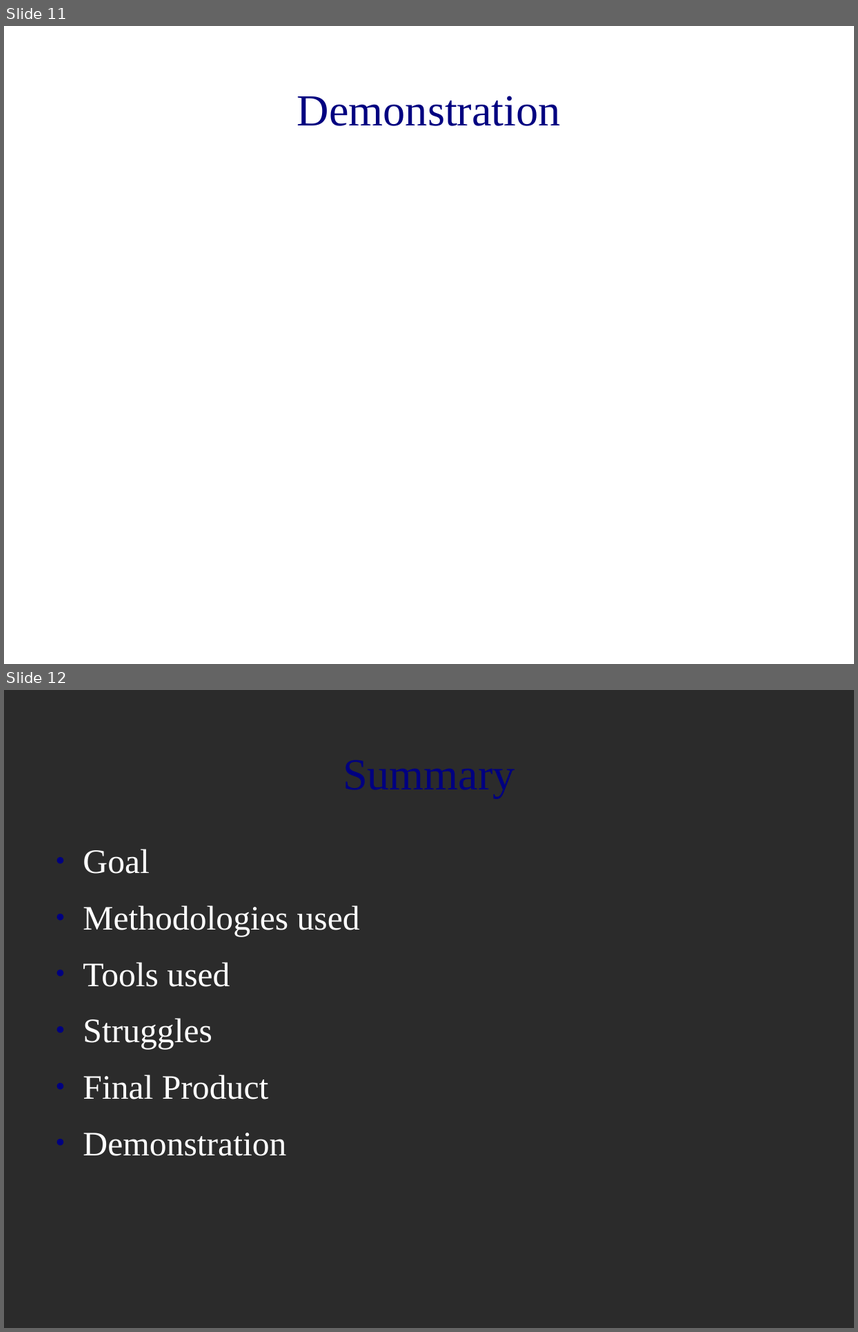
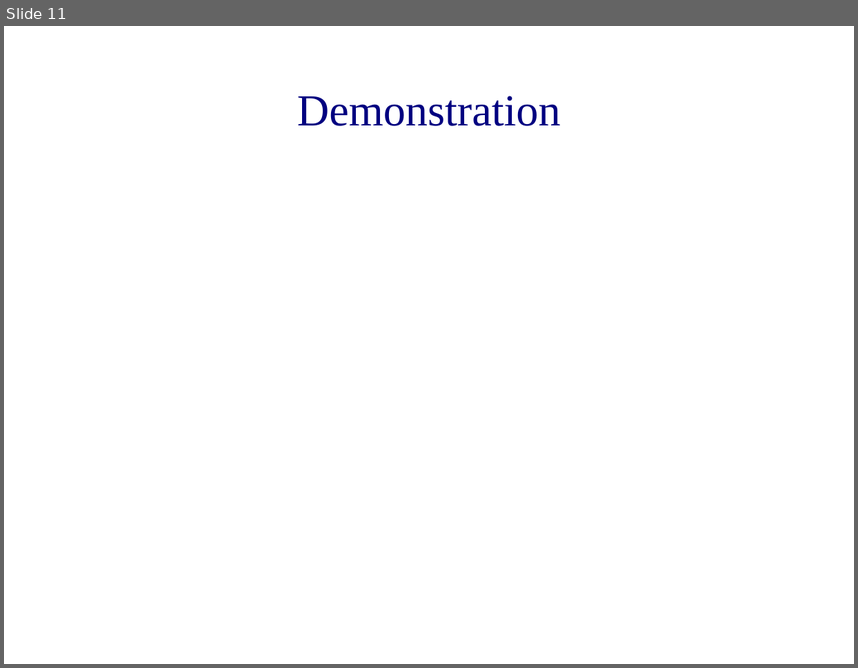
Before and after one commit to cala9649/KeyPlayer, a slide deck: KeyPlayerPresentation.odp. Shown one above the other, each under a label of ours: slides 11 and 12 before the commit, slide 11 after it. The pictures are 858x1332 and 858x668 pixels, drawn with LibreOffice and Linux fonts; fonts in the diff are those of the drawing; background and template pictures are left out; a plain dark background stands for a picture behind light text. Boxes give left, top, right and bottom in pixels: in the first picture for what was removed or moved away, otherwise in the second. Text is boxed around its words. In the diff, an @@ line names an element or a change of style, - is before the commit and + after.

Commit message:
pretty sure this is it for the presentation

```diff
--- a/KeyPlayerPresentation.odp
+++ b/KeyPlayerPresentation.odp
@@ slide 12 removed at (x1=4, y1=690, x2=854, y2=1328), background picture (left out) @@
@@ title removed at (x1=46, y1=718, x2=812, y2=825) @@
-Summary
@@ text removed at (x1=83, y1=849, x2=360, y2=1156) @@
-● Goal
-● Methodologies used
-● Tools used
-● Struggles
-● Final Product
-● Demonstration
```
